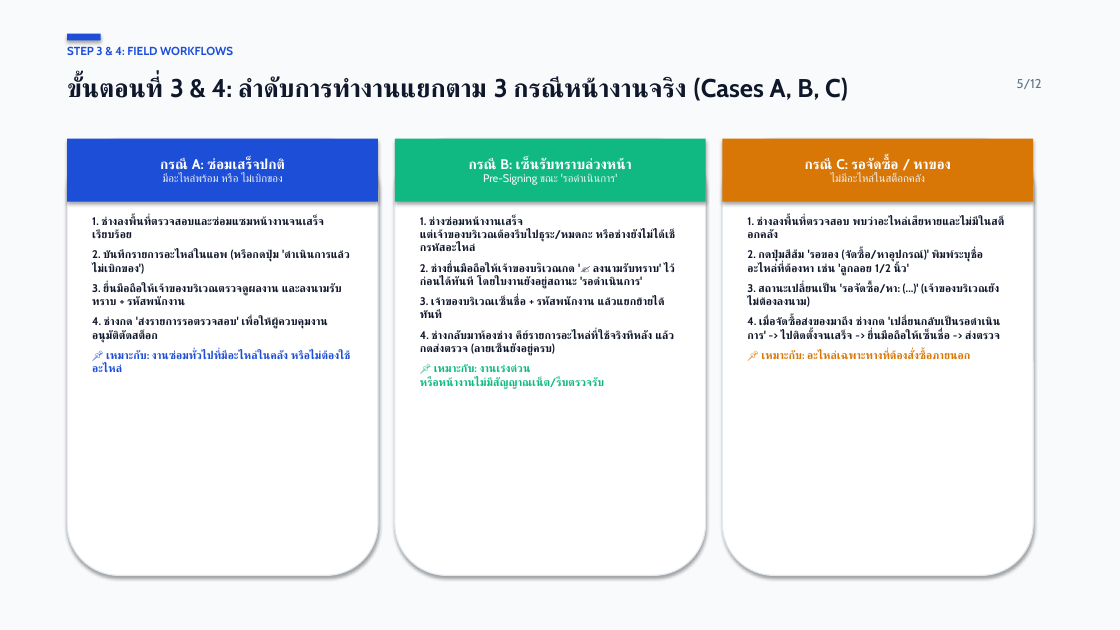
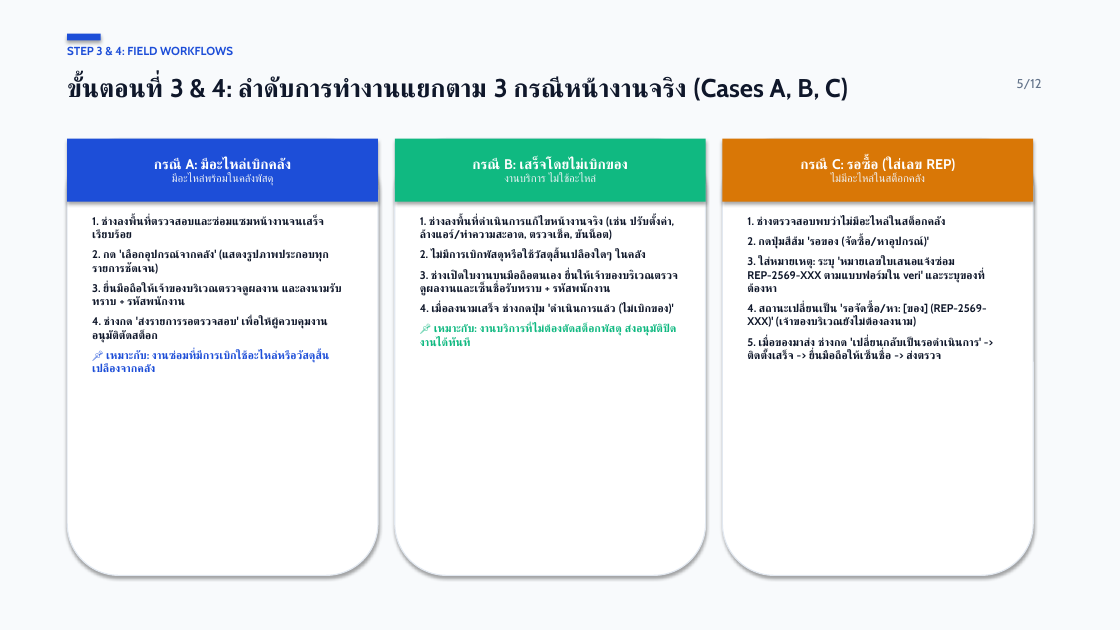
Before and after one commit to maleeart/Stoxy, a slide deck: slide 5 of docs/FM_User_Manual_Presentation.pptx. Drawn at 1120x630 pixels with LibreOffice and Linux fonts; fonts in the diff are those of the drawing. Boxes give left, top, right and bottom in pixels: in the first picture for what was removed or moved away, otherwise in the second. Text is boxed around its words. In the diff, an @@ line names an element or a change of style, - is before the commit and + after.

```diff
--- a/docs/FM_User_Manual_Presentation.pptx
+++ b/docs/FM_User_Manual_Presentation.pptx
@@ text in rectangle at [154, 157, 291, 185]: text changed @@
-กรณี A: ซ่อมเสร็จปกติ
-มีอะไหล่พร้อม หรือ ไม่เบิกของ
+กรณี A: มีอะไหล่เบิกคลัง
+มีอะไหล่พร้อมในคลังพัสดุ
@@ text in rectangle at [472, 157, 628, 182]: text changed; size 9.5 to 12 pt; text colour #F1F5F9 to #FFFFFF; bold on @@
-กรณี B: เซ็นรับทราบล่วงหน้า
-Pre-Signing ขณะ 'รอดำเนินการ'
+กรณี B: เสร็จโดยไม่เบิกของ
+งานบริการ ไม่ใช้อะไหล่
@@ text in rectangle at [800, 157, 955, 173]: text changed @@
-กรณี C: รอจัดซื้อ / หาของ
+กรณี C: รอซื้อ (ใส่เลข REP)
@@ text at [420, 216, 679, 346]: text changed @@
-1. ช่างซ่อมหน้างานเสร็จ แต่เจ้าของบริเวณต้องรีบไปธุระ/หมดกะ หรือช่างยังไม่ได้เช็กรหัสอะไหล่
-2. ช่างยื่นมือถือให้เจ้าของบริเวณกด '✍️ ลงนามรับทราบ' ไว้ก่อนได้ทันที โดยใบงานยังอยู่สถานะ 'รอดำเนินการ'
-3. เจ้าของบริเวณเซ็นชื่อ + รหัสพนักงาน แล้วแยกย้ายได้ทันที
-4. ช่างกลับมาห้องช่าง คีย์รายการอะไหล่ที่ใช้จริงทีหลัง แล้วกดส่งตรวจ (ลายเซ็นยังอยู่ครบ)
-📌 เหมาะกับ: งานเร่งด่วน หรือหน้างานไม่มีสัญญาณเน็ต/รีบตรวจรับ
+1. ช่างลงพื้นที่ดำเนินการแก้ไขหน้างานจริง (เช่น ปรับตั้งค่า, ล้างแอร์/ทำความสะอาด, ตรวจเช็ค, ขันน็อต)
+2. ไม่มีการเบิกพัสดุหรือใช้วัสดุสิ้นเปลืองใดๆ ในคลัง
+3. ช่างเปิดใบงานบนมือถือตนเอง ยื่นให้เจ้าของบริเวณตรวจดูผลงานและเซ็นชื่อรับทราบ + รหัสพนักงาน
+4. เมื่อลงนามเสร็จ ช่างกดปุ่ม 'ดำเนินการแล้ว (ไม่เบิกของ)'
+📌 เหมาะกับ: งานบริการที่ไม่ต้องตัดสต็อกพัสดุ ส่งอนุมัติปิดงานได้ทันที
@@ text at [747, 216, 987, 359]: text changed @@
-1. ช่างลงพื้นที่ตรวจสอบ พบว่าอะไหล่เสียหายและไม่มีในสต็อกคลัง
-2. กดปุ่มสีส้ม 'รอของ (จัดซื้อ/หาอุปกรณ์)' พิมพ์ระบุชื่ออะไหล่ที่ต้องหา เช่น 'ลูกลอย 1/2 นิ้ว'
-3. สถานะเปลี่ยนเป็น 'รอจัดซื้อ/หา: (...)' (เจ้าของบริเวณยังไม่ต้องลงนาม)
-4. เมื่อจัดซื้อส่งของมาถึง ช่างกด 'เปลี่ยนกลับเป็นรอดำเนินการ' -> ไปติดตั้งจนเสร็จ -> ยื่นมือถือให้เซ็นชื่อ -> ส่งตรวจ
-📌 เหมาะกับ: อะไหล่เฉพาะทางที่ต้องสั่งซื้อภายนอก
+1. ช่างตรวจสอบพบว่าไม่มีอะไหล่ในสต็อกคลัง
+2. กดปุ่มสีส้ม 'รอของ (จัดซื้อ/หาอุปกรณ์)'
+3. ใส่หมายเหตุ: ระบุ 'หมายเลขใบเสนอแจ้งซ่อม REP-2569-XXX ตามแบบฟอร์มใน veri' และระบุของที่ต้องหา
+4. สถานะเปลี่ยนเป็น 'รอจัดซื้อ/หา: [ของ] (REP-2569-XXX)' (เจ้าของบริเวณยังไม่ต้องลงนาม)
+5. เมื่อของมาส่ง ช่างกด 'เปลี่ยนกลับเป็นรอดำเนินการ' -> ติดตั้งเสร็จ -> ยื่นมือถือให้เซ็นชื่อ -> ส่งตรวจ
@@ text at [92, 249, 329, 274]: text changed @@
-2. บันทึกรายการอะไหล่ในแอพ (หรือกดปุ่ม 'ดำเนินการแล้ว ไม่เบิกของ')
+2. กด 'เลือกอุปกรณ์จากคลัง' (แสดงรูปภาพประกอบทุกรายการชัดเจน)
@@ text at [92, 351, 330, 372]: text changed @@
-📌 เหมาะกับ: งานซ่อมทั่วไปที่มีอะไหล่ในคลัง หรือไม่ต้องใช้อะไหล่
+📌 เหมาะกับ: งานซ่อมที่มีการเบิกใช้อะไหล่หรือวัสดุสิ้นเปลืองจากคลัง
```
Also in this commit, not shown: 8 other slides changed, 11 other files.
